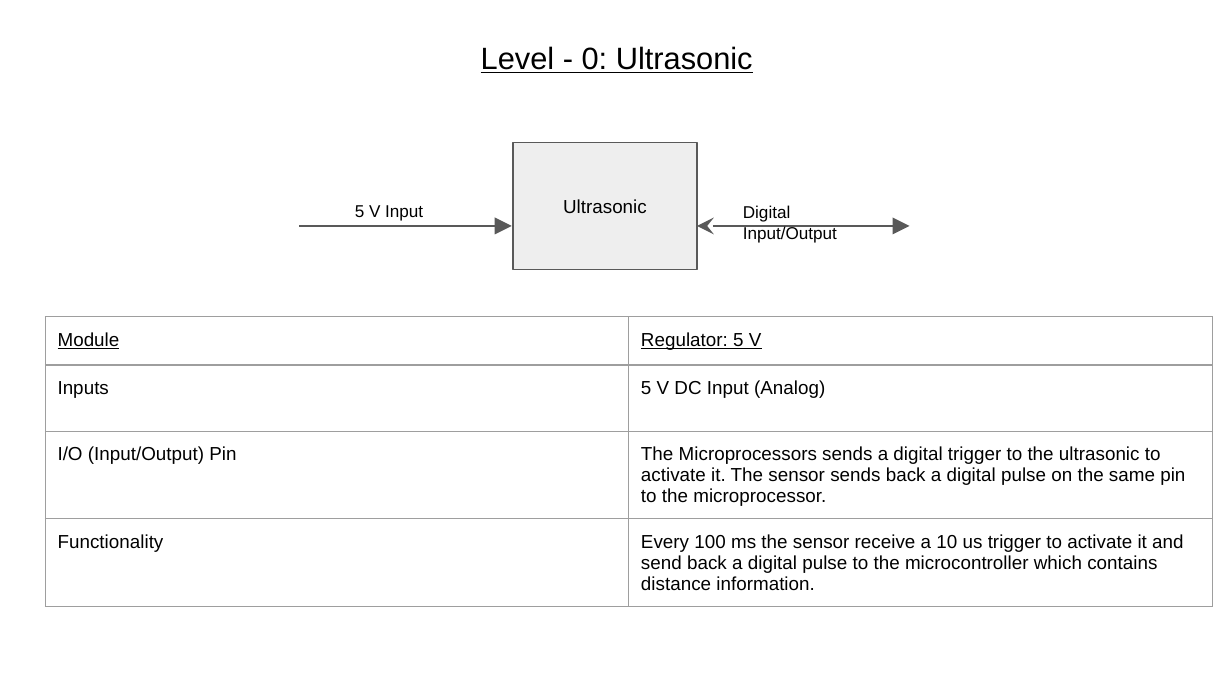
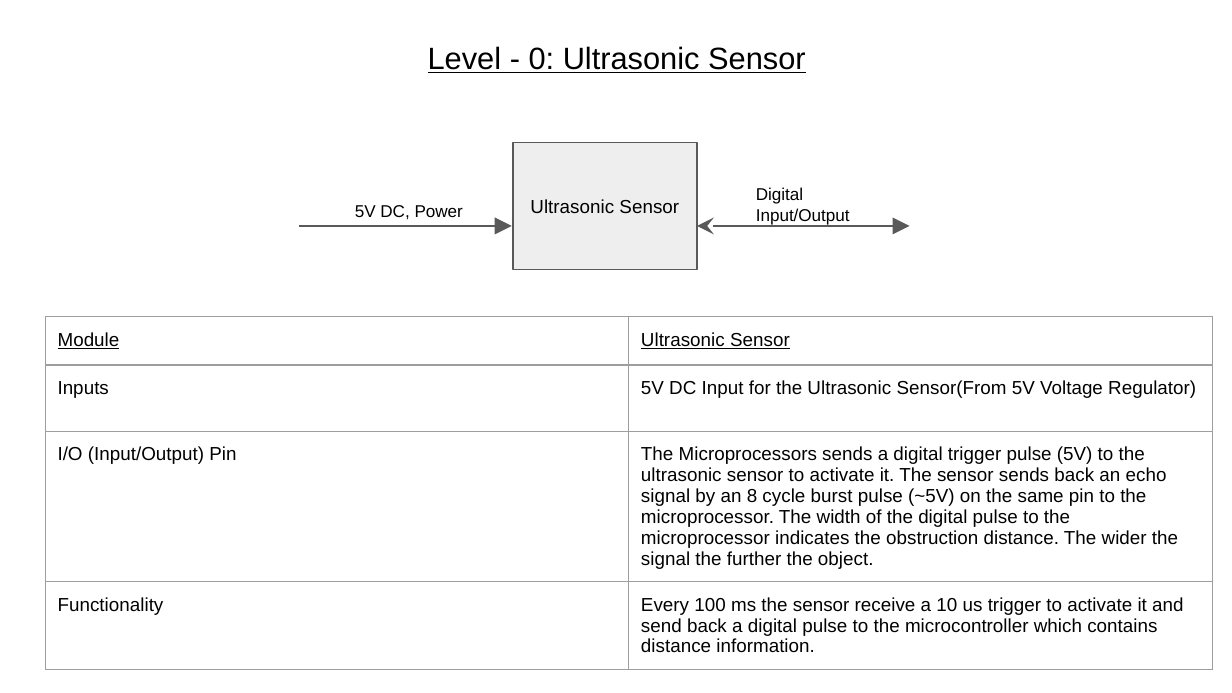
Before and after one commit to keonkiyoo/groupxx.github.io, a slide deck: slide 6 of System Design and Modelling/T06_SystemModelling.pptx (slide 5 before the commit). Drawn at 1232x693 pixels with LibreOffice and Linux fonts; fonts in the diff are those of the drawing. Boxes give left, top, right and bottom in pixels: in the first picture for what was removed or moved away, otherwise in the second. Text is boxed around its words. In the diff, an @@ line names an element or a change of style, - is before the commit and + after.

```diff
--- a/System Design and Modelling/T06_SystemModelling.pptx
+++ b/System Design and Modelling/T06_SystemModelling.pptx
@@ title at <box>428,46,806,73</box>: text changed @@
-Level - 0: Ultrasonic
+Level - 0: Ultrasonic Sensor
@@ text "Digital Input/Output": place and size @@
-text "Digital Input/Output" at <box>743,205,837,243</box>
+text "Digital Input/Output" at <box>756,187,850,225</box>
@@ text at <box>355,205,463,219</box>: text changed @@
-5 V Input
+5V DC, Power
@@ text in rectangle at <box>530,199,679,214</box>: text changed @@
-Ultrasonic
+Ultrasonic Sensor
@@ table at <box>46,317,1214,684</box> @@
-row 1, column 2: Regulator: 5 V
+row 1, column 2: Ultrasonic Sensor
-row 2, column 2: 5 V DC Input (Analog)
+row 2, column 2: 5V DC Input for the Ultrasonic Sensor(From 5V Voltage Regulator)
-row 3, column 2: The Microprocessors sends a digital trigger to the ultrasonic to activate it. The sensor sends back a digital pulse on the same pin to the microprocessor.
+row 3, column 2: The Microprocessors sends a digital trigger pulse (5V) to the ultrasonic sensor to activate it. The sensor sends back an echo signal by an 8 cycle burst pulse (~5V) on the same pin to the microprocessor. The width of the digital pulse to the microprocessor indicates the obstruction distance. The wider the signal the further the object.
```
Also in this commit, not shown: 9 other slides changed, 1 other file.
